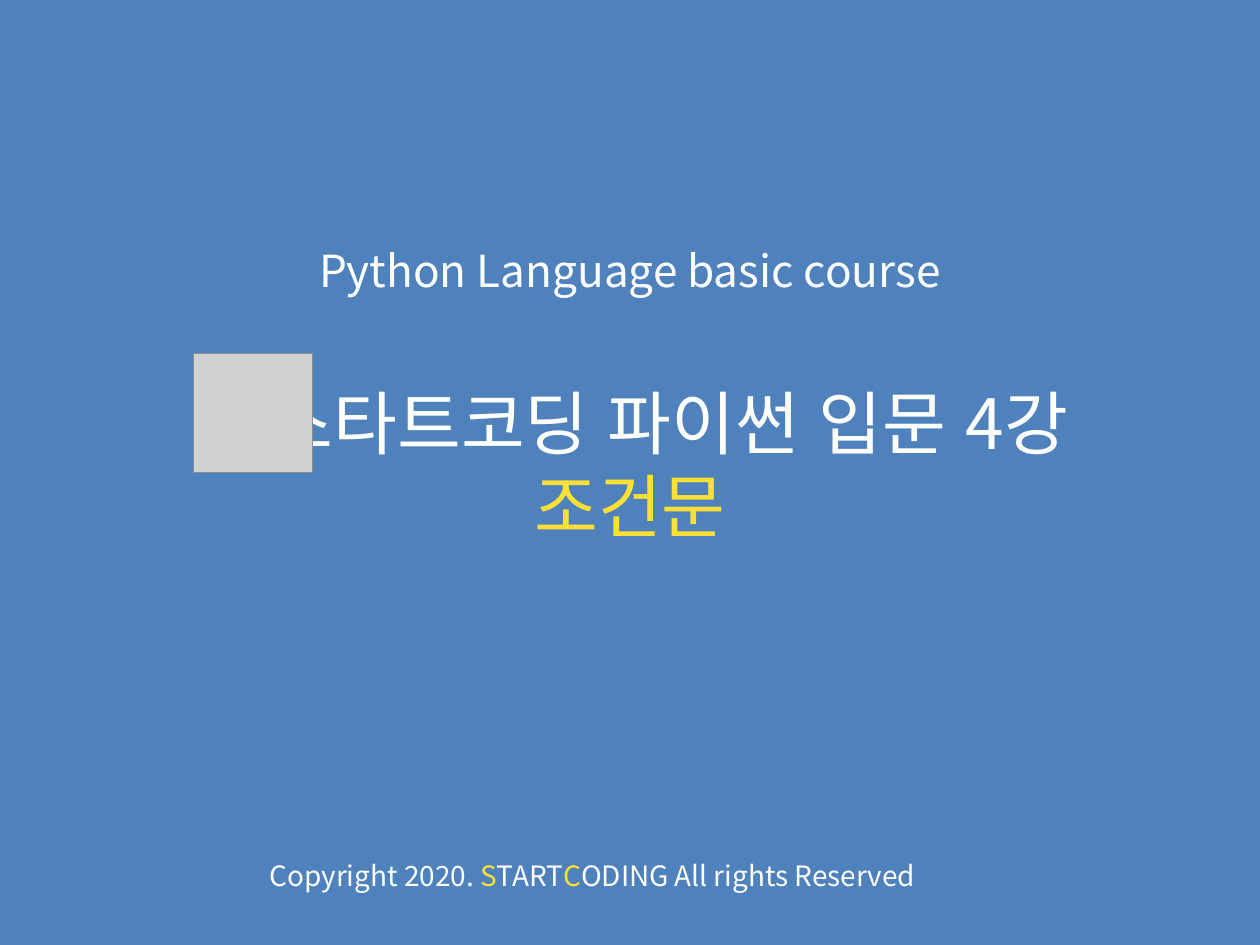
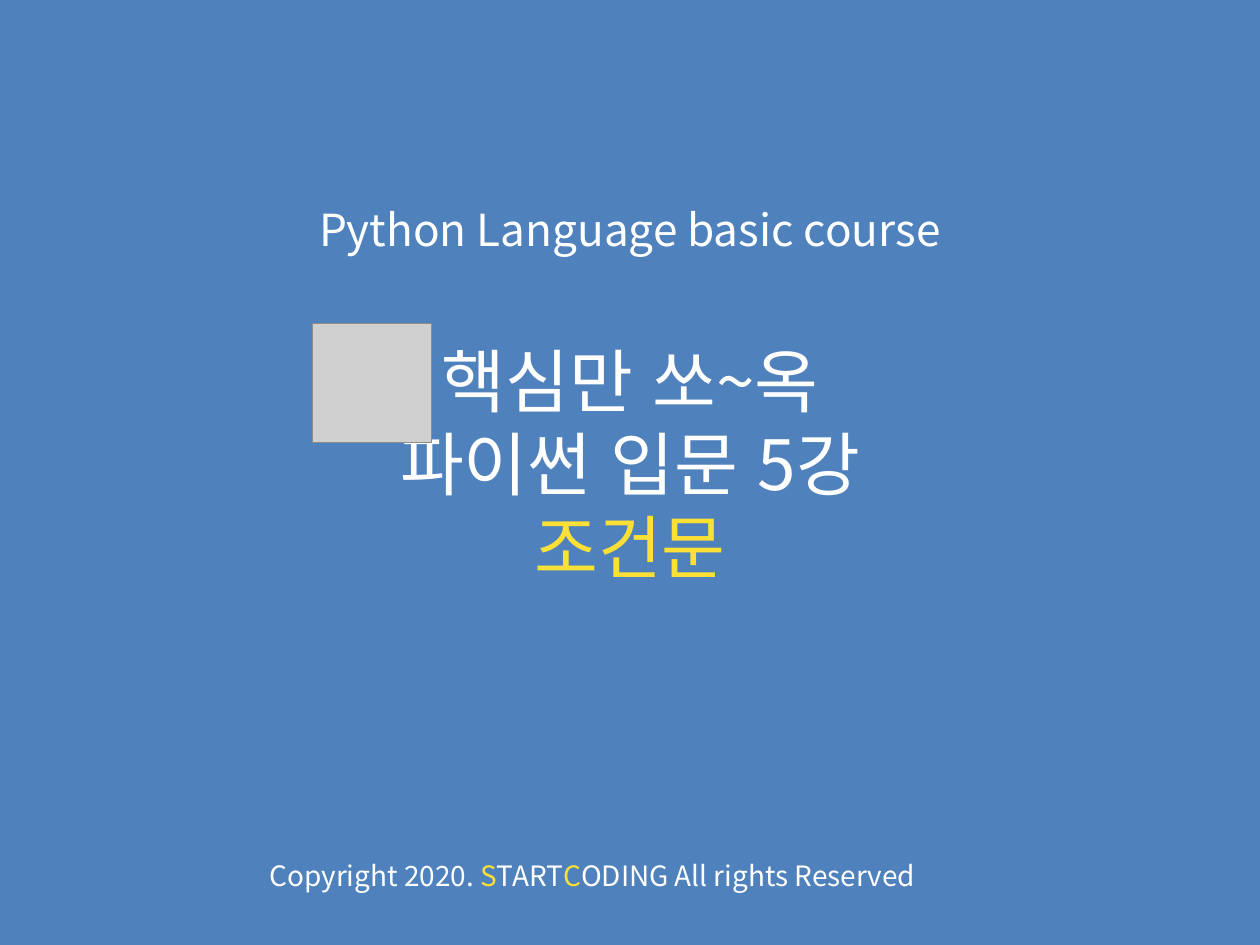
Before and after one commit to kwonkijun/python, a slide deck: slide 1 of 파이썬기초(PPT)/파이썬 기초 5강_조건문.pptx. Drawn at 1260x945 pixels with LibreOffice and Linux fonts; fonts in the diff are those of the drawing; grey boxes stand for pictures. Boxes give left, top, right and bottom in pixels: in the first picture for what was removed or moved away, otherwise in the second. Text is boxed around its words. In the diff, an @@ line names an element or a change of style, - is before the commit and + after.

```diff
--- a/파이썬기초(PPT)/파이썬 기초 5강_조건문.pptx
+++ b/파이썬기초(PPT)/파이썬 기초 5강_조건문.pptx
@@ title at (x1=319, y1=211, x2=941, y2=577): text changed @@
-Python Language basic course
-스타트코딩 파이썬 입문 4강
-조건문
+Python Language basic course
+핵심만 쏘~옥
+파이썬 입문 5강
+조건문
@@ picture moved from (x1=194, y1=354, x2=312, y2=472) to (x1=312, y1=324, x2=431, y2=442) @@
```
Also in this commit, not shown: 1 other slide changed, 15 other files.
